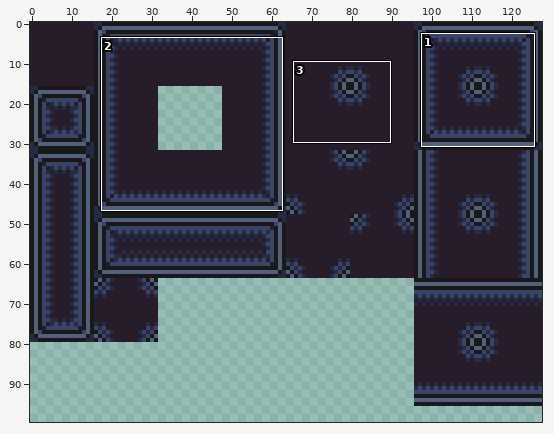
Sprite sheet, stored at Assets/Images/Dungeon_Tileset.png. Above: a wide view before the commit, with the close-up outlined.
Close-up. The starting point:
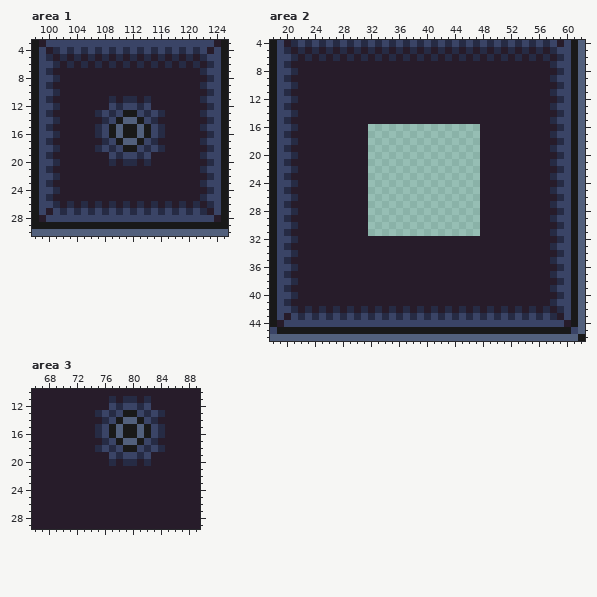
The file is 128x128 pixels. Shown: area 1: x 98..125, y 3..30; area 2: x 18..62, y 4..46; area 3: x 66..89, y 10..29. The wide view leaves out empty margins. The commit also changed other parts of the picture, which this record leaves out.
And afterwards:
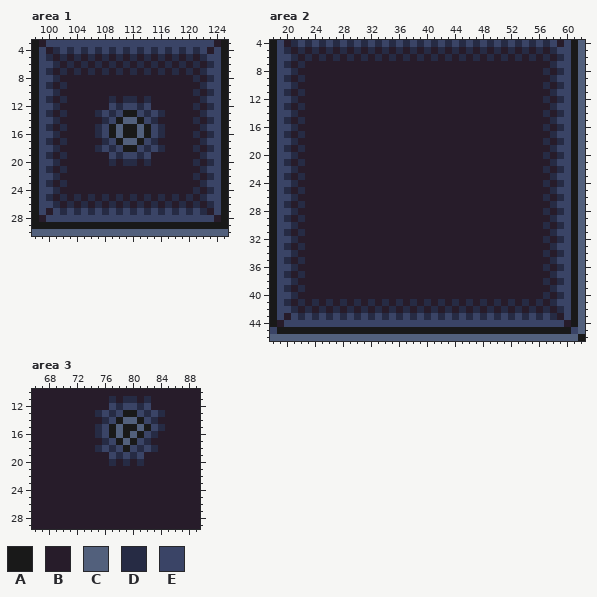
Palette (. is transparent): A #191919  B #271c2a  C #52607c  D #262b44  E #3a4466
The edit:
Area 1:
y 7: x 102 B -> D; x 104 B -> D; x 106 B -> D; x 108 B -> D; x 110 B -> D; x 112 B -> D; x 114 B -> D; x 116 B -> D; x 118 B -> D; x 120 B -> D
y 8: x 121 B -> D
y 9: x 102 B -> D
y 10: x 121 B -> D
y 11: x 102 B -> D
y 12: x 121 B -> D
y 13: x 102 B -> D
y 14: x 121 B -> D
y 15: x 102 B -> D
y 16: x 121 B -> D
y 17: x 102 B -> D
y 18: x 121 B -> D
y 19: x 102 B -> D
y 20: x 121 B -> D
y 21: x 102 B -> D
y 22: x 121 B -> D
y 23: x 102 B -> D
y 24: x 121 B -> D
y 25: x 102 B -> D; x 104 B -> D; x 106 B -> D; x 108 B -> D; x 110 B -> D; x 112 B -> D; x 114 B -> D; x 116 B -> D; x 118 B -> D; x 120 B -> D
Area 2:
y 7: x 22 B -> D
y 8: x 57 B -> D
y 9: x 22 B -> D
y 10: x 57 B -> D
y 11: x 22 B -> D
y 12: x 57 B -> D
y 13: x 22 B -> D
y 14: x 57 B -> D
y 15: x 22 B -> D
y 16: x 32..47 ................ -> BBBBBBBBBBBBBBBB; x 57 B -> D
y 17: x 22 B -> D; x 32..47 ................ -> BBBBBBBBBBBBBBBB
y 18: x 32..47 ................ -> BBBBBBBBBBBBBBBB; x 57 B -> D
y 19: x 22 B -> D; x 32..47 ................ -> BBBBBBBBBBBBBBBB
y 20: x 32..47 ................ -> BBBBBBBBBBBBBBBB; x 57 B -> D
y 21: x 22 B -> D; x 32..47 ................ -> BBBBBBBBBBBBBBBB
y 22: x 32..47 ................ -> BBBBBBBBBBBBBBBB; x 57 B -> D
y 23: x 22 B -> D; x 32..47 ................ -> BBBBBBBBBBBBBBBB
y 24: x 32..47 ................ -> BBBBBBBBBBBBBBBB; x 57 B -> D
y 25: x 22 B -> D; x 32..47 ................ -> BBBBBBBBBBBBBBBB
y 26: x 32..47 ................ -> BBBBBBBBBBBBBBBB; x 57 B -> D
y 27: x 22 B -> D; x 32..47 ................ -> BBBBBBBBBBBBBBBB
y 28: x 32..47 ................ -> BBBBBBBBBBBBBBBB; x 57 B -> D
y 29: x 22 B -> D; x 32..47 ................ -> BBBBBBBBBBBBBBBB
y 30: x 32..47 ................ -> BBBBBBBBBBBBBBBB; x 57 B -> D
y 31: x 22 B -> D; x 32..47 ................ -> BBBBBBBBBBBBBBBB
y 32: x 57 B -> D
y 33: x 22 B -> D
y 34: x 57 B -> D
y 35: x 22 B -> D
y 36: x 57 B -> D
y 37: x 22 B -> D
y 38: x 57 B -> D
y 39: x 22 B -> D
y 40: x 57 B -> D
y 41: x 22 B -> D; x 24 B -> D; x 26 B -> D; x 28 B -> D; x 30 B -> D; x 32 B -> D; x 34 B -> D; x 36 B -> D; x 38 B -> D; x 40 B -> D; x 42 B -> D; x 44 B -> D; x 46 B -> D; x 48 B -> D; x 50 B -> D; x 52 B -> D; x 54 B -> D; x 56 B -> D
Area 3:
y 16: x 80..84 ACAED -> CAEDB
y 17: x 80..83 CAED -> AEDB
y 18: x 80..84 AEDED -> EDEDB
y 19: x 80..82 EDE -> DEB
y 20: x 80..82 DBD -> BDB
Changed places in both close-ups, as pixel boxes (x1, y1, x2, y2):
changed: (60, 68, 200, 201)
changed: (298, 61, 550, 306)
changed: (130, 431, 165, 466)
